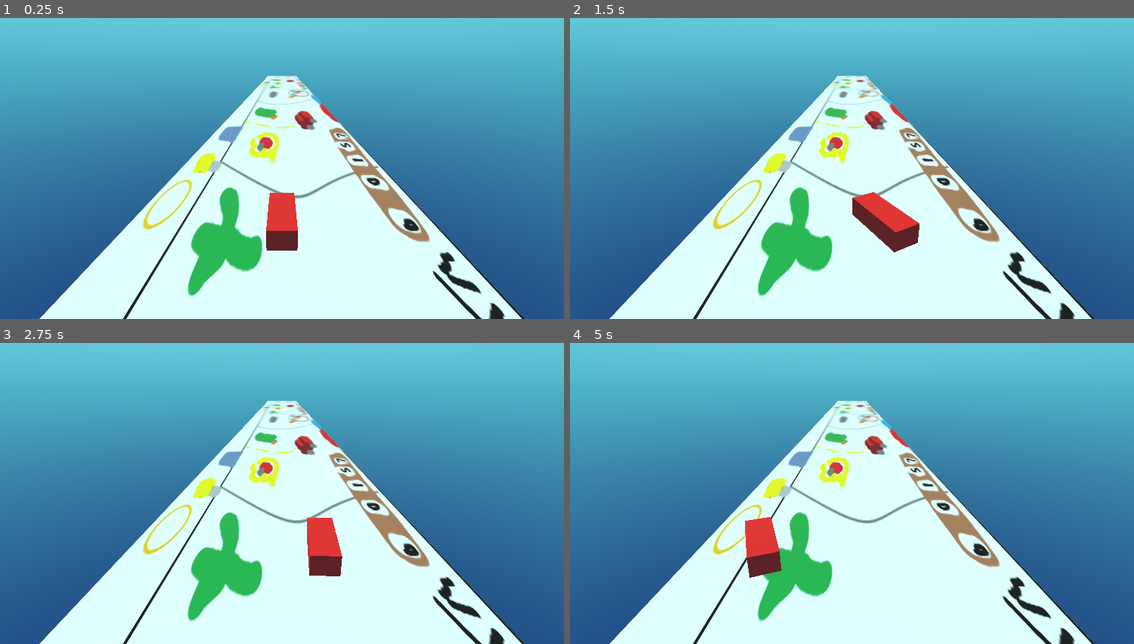
Above: before the commit, frames 1-4 (two rows, left to right).
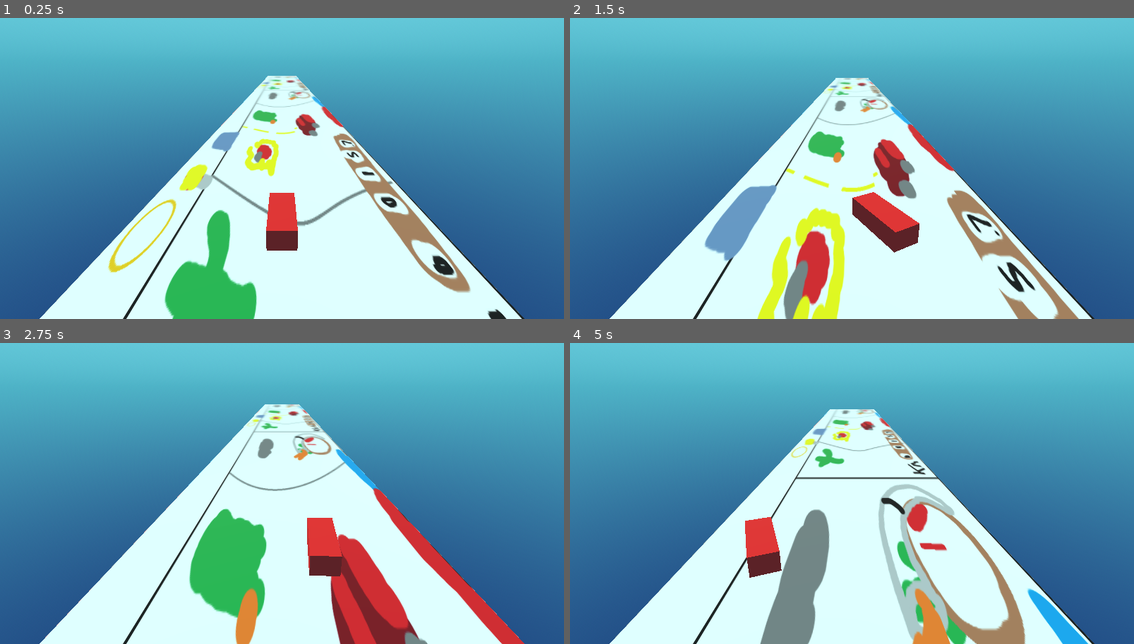
Above: after the commit, the same moments.

Repository: mpdacey/glass-half-full-jam
Game: Godot game, scene res://scenes/main_scene.tscn
Two runs of this game, one before a commit and one after it. Both use one fixed random seed, a clock stepped at 60 frames per second and the inputs below.
Inputs (mouse positions are in pixels of both pictures, inside the frame that each line leads up to):
- Up to frame 1 (0.25 s): no input
- Up to frame 2 (1.5 s): move the mouse to (976, 144) at 0.52 s; move the mouse to (739, 177) at 1.27 s
- Up to frame 3 (2.75 s): move the mouse to (338, 415) at 2.02 s
- Up to frame 4 (5 s): move the mouse to (823, 547) at 2.77 s; move the mouse to (1021, 532) at 3.52 s; move the mouse to (682, 439) at 4.27 s

The runs differ from the first frame. In frame 1, 9.1% of the frame differs, in the area x 19-90%, y 19-100%; in frame 2, 13%; in frame 3, 12%; in frame 4, 13%, in the area x 25-92%, y 19-100%.

Commit message:
Road now moves :)

Diff:
--- a/scenes/main_scene.tscn
+++ b/scenes/main_scene.tscn
@@ -1,7 +1,8 @@
-[gd_scene load_steps=8 format=3 uid="uid://kaxdymo06lyx"]
+[gd_scene load_steps=9 format=3 uid="uid://kaxdymo06lyx"]
 
 [ext_resource type="PackedScene" uid="uid://dfjmcr7rm4hc" path="res://scenes/player_vehicle.tscn" id="1_w2twt"]
 [ext_resource type="Texture2D" uid="uid://cgf82balpvyuf" path="res://concept art.png" id="2_pw63i"]
+[ext_resource type="Script" uid="uid://cscsc5nnfu2sa" path="res://scripts/road_movement_controller.gd" id="3_7ykc4"]
 
 [sub_resource type="ProceduralSkyMaterial" id="ProceduralSkyMaterial_und3l"]
 sky_top_color = Color(0.42240003, 0.8189867, 0.88, 1)
@@ -52,3 +53,7 @@
 transform = Transform3D(1, 0, 0, 0, 1, 0, 0, 0, 1, 140, 0, 0)
 mesh = SubResource("PlaneMesh_w2twt")
 surface_material_override/0 = SubResource("StandardMaterial3D_7ykc4")
+
+[node name="RoadMovementController" type="Node" parent="Road" node_paths=PackedStringArray("road_root")]
+script = ExtResource("3_7ykc4")
+road_root = NodePath("..")
--- /dev/null
+++ b/scripts/road_movement_controller.gd
@@ -0,0 +1,7 @@
+extends Node
+
+@export var road_root : Node3D
+@export var car_speed := 15.0
+
+func _physics_process(delta: float) -> void:
+	road_root.position.x = fmod(road_root.position.x - car_speed * delta, 100.0)
Not shown, added: scripts/road_movement_controller.gd.uid
